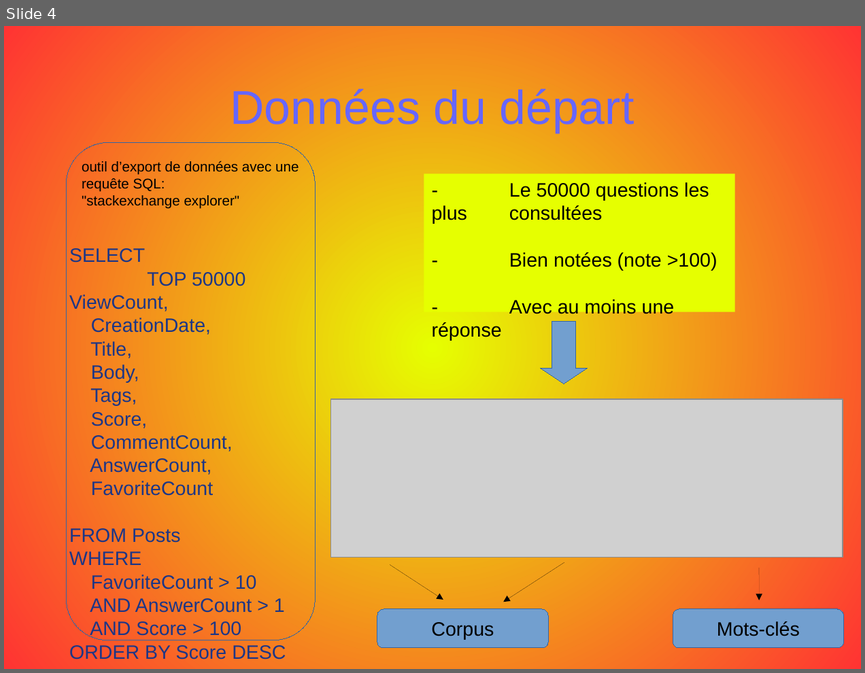
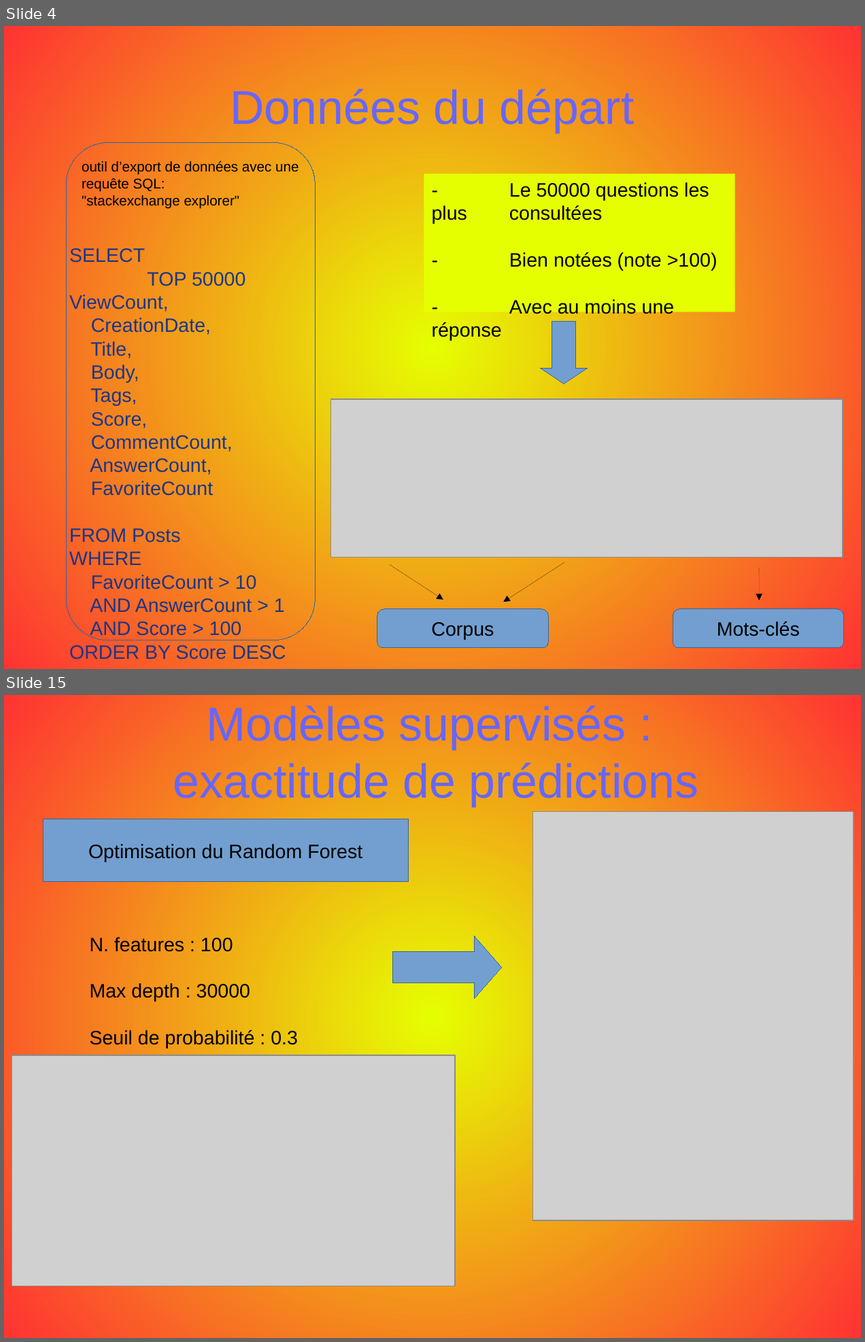
Before and after one commit to opsabarsec/NLP-automatic-tagging-stackoverflow-posts, a slide deck: documentation/P5_presentation.odp. Shown one above the other, each under a label of ours: slide 4 before the commit, slides 4 and 15 after it; the slides between them are not shown. The pictures are 865x673 and 865x1342 pixels, drawn with LibreOffice and Linux fonts; fonts in the diff are those of the drawing; grey boxes stand for pictures. Boxes give left, top, right and bottom in pixels: in the first picture for what was removed or moved away, otherwise in the second. Text is boxed around its words. In the diff, an @@ line names an element or a change of style, - is before the commit and + after.

```diff
--- a/documentation/P5_presentation.odp
+++ b/documentation/P5_presentation.odp
@@ slide 15 added at (4, 695, 861, 1338), background gradient #E6FF00 to #FF3333 @@
@@ title added at (173, 705, 698, 807), 44 pt, text #6666FF @@
+Modèles supervisés :
+exactitude de prédictions
@@ picture added at (532, 812, 853, 1221) @@
@@ rectangle added at (43, 819, 409, 881), fill #729FCF, outline #3465A4 0 pt, 18 pt, text #000000 @@
+Optimisation du Random Forest
@@ text added at (90, 937, 298, 1049), 18 pt, text #000000 @@
+N. features : 100
+Max depth : 30000
+Seuil de probabilité : 0.3
@@ right arrow added at (393, 936, 502, 998), fill #729FCF, outline #3465A4 0 pt @@
@@ picture added at (11, 1055, 455, 1286) @@
```
Also in this commit, not shown: 3 slides changed, 13 other slides added, 14 slides removed, 1 other file.
